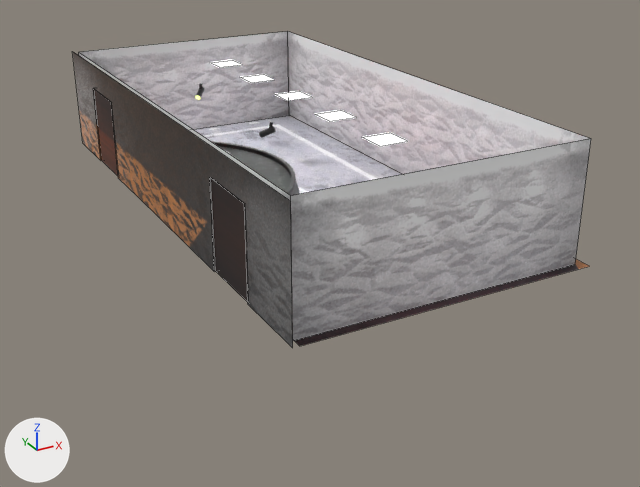
The Blender file Metaverso/Assets/MODELOS 3D/Recepcao1.blend, before and after one commit.
The view is the same before and after, from a 50 mm camera at (-11.7, -27.6, 11.5) aimed at (2.4, -1.8, -1.4). Arrows for +X, +Y and +Z are at lower left; the lights stay in place. Mesh edges are drawn as thin lines on the coarser meshes.

The older version as bpy lines, for what is in view:
```python
mat_material = principled_material('Material')
mat_material.texture = img_parederecepcao_001
me_cube_115 = bpy.data.meshes.new('Cube.115')
me_cube_115.from_pydata(...)  # 8 vertices, 5 faces; spans x -1.0..1.0, y -1.0..1.0, z -1.0..1.0
me_cube_115.materials.append(mat_pisorecepcao)  # picture img_pisorecepcao_001_png
me_cylinder_004 = bpy.data.meshes.new('Cylinder.004')
me_cylinder_004.from_pydata(...)  # 45 vertices, 11 faces, 1 loose edge; spans x -2.9..7.0, y -10.0..10.0, z 0.0..4.0
me_cylinder_004.materials.append(mat_material)  # picture img_parederecepcao_001
me_plane_006 = bpy.data.meshes.new('Plane.006')
me_plane_006.from_pydata(...)  # 16 vertices, 4 faces; spans x -0.5..0.5, y -12.5..-2.5, z 0.0
me_plane_006.materials.append(mat_materialemissor)
ob_cube_006 = bpy.data.objects.new('Cube.006', me_cube_115)
ob_cube_006.location = (2.33, 0.0, 0.0)
ob_cube_006.scale = (5.0, 10.0, 0.0)
ob_luminaria_001 = bpy.data.objects.new('Luminaria.001', me_plane_006)
ob_luminaria_001.location = (2.33, 6.0, 3.69)
ob_paredesinternas = bpy.data.objects.new('ParedesInternas', me_cylinder_004)
ob_paredesinternas.location = (0.0, 0.0, 0.0)
# also in view: 'PortaRecepcaoEsq' at (-2.8, -6.0, 1.5); 'Balcao' at (0.5, 0.0, 0.7); 'PortaRecepcaoDir' at (-2.8, 6.0, 1.5)
```
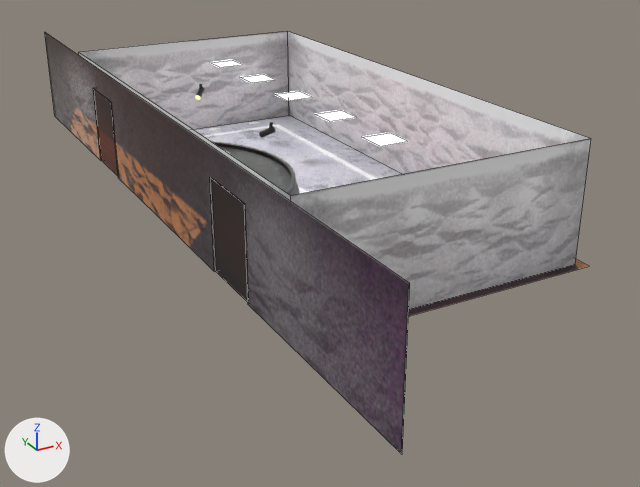
Commit message: Corrigido erros de modelagem na recepcao

Changed parts and their boxes (x1, y1, x2, y2) in the pictures (640 x 487 px; the box of a moved part takes in the faces that stretch with it):
```json
{"object": "ParedesInternas", "change": "surface changed, reshaped", "before": [73, 31, 591, 348], "after": [45, 31, 591, 454], "on screen": "33% taller"}
{"part": 1, "of": "me_cylinder_004", "change": "moved or reshaped", "before": [73, 52, 293, 348], "after": [45, 32, 410, 454]}
{"part": 2, "of": "me_cylinder_004", "change": "surface changed", "before": [79, 31, 591, 341], "after": [79, 31, 591, 309]}
```

The change, as JSON lines over the scene's bpy script:
```json
{"op": "add", "block": "img_parederecepcaojardim_png", "code": ["img_parederecepcaojardim_png = load_image('ParedeRecepcaoJardim.png', '../TEXTURAS/BakeRecepcao/ParedeRecepcaoJardim.png', 512, 512, 'sRGB')"]}
{"op": "set", "path": "mat_material.texture", "old": "img_parederecepcao_001", "new": "img_parederecepcaojardim_png"}
{"block": "me_cylinder_004", "where": "# used by ob_paredesinternas; location = (0.0, 0.0, 0.0)"}
{"op": "remove", "block": "me_cylinder_004", "code": "me_cylinder_004.from_pydata(...)  # 45 vertices, 11 faces, 1 loose edge; spans x -2.9..7.0, y -10.0..10.0, z 0.0..4.0"}
{"op": "add", "block": "me_cylinder_004", "code": "me_cylinder_004.from_pydata(...)  # 45 vertices, 11 faces, 1 loose edge; spans x -2.9..7.0, y -15.0..15.0, z 0.0..4.0"}
{"block": "me_cylinder_004", "change": "me_cylinder_004 part 1"}
{"op": "set", "path": "me_cylinder_004.vertices[18].co", "old": "(-2.9, -10.0, 0.0)", "new": "(-2.9, -15.0, 0.0)", "note": "pixel (292, 348) -> pixel (402, 454)"}
{"op": "set", "path": "me_cylinder_004.vertices[19].co", "old": "(-2.9, -10.0, 4.0)", "new": "(-2.9, -15.0, 4.0)", "note": "pixel (290, 201) -> pixel (409, 283)"}
{"op": "set", "path": "me_cylinder_004.vertices[20].co", "old": "(-2.9, 10.0, 0.0)", "new": "(-2.9, 15.0, 0.0)", "note": "pixel (82, 143) -> pixel (54, 116)"}
{"op": "set", "path": "me_cylinder_004.vertices[21].co", "old": "(-2.9, 10.0, 4.0)", "new": "(-2.9, 15.0, 4.0)", "note": "pixel (72, 51) -> pixel (44, 31)"}
{"block": "me_cylinder_004", "change": "me_cylinder_004 part 2: texture (UV) coordinates of 11 of 11 faces, centred in x -2.9..7.0, y -9.7..9.7, z 1.3..3.0, changed; they spanned u 0.0..0.82, v 0.0..1.0 and now span u 0.0..0.54, v 0.0..1.0"}
```
